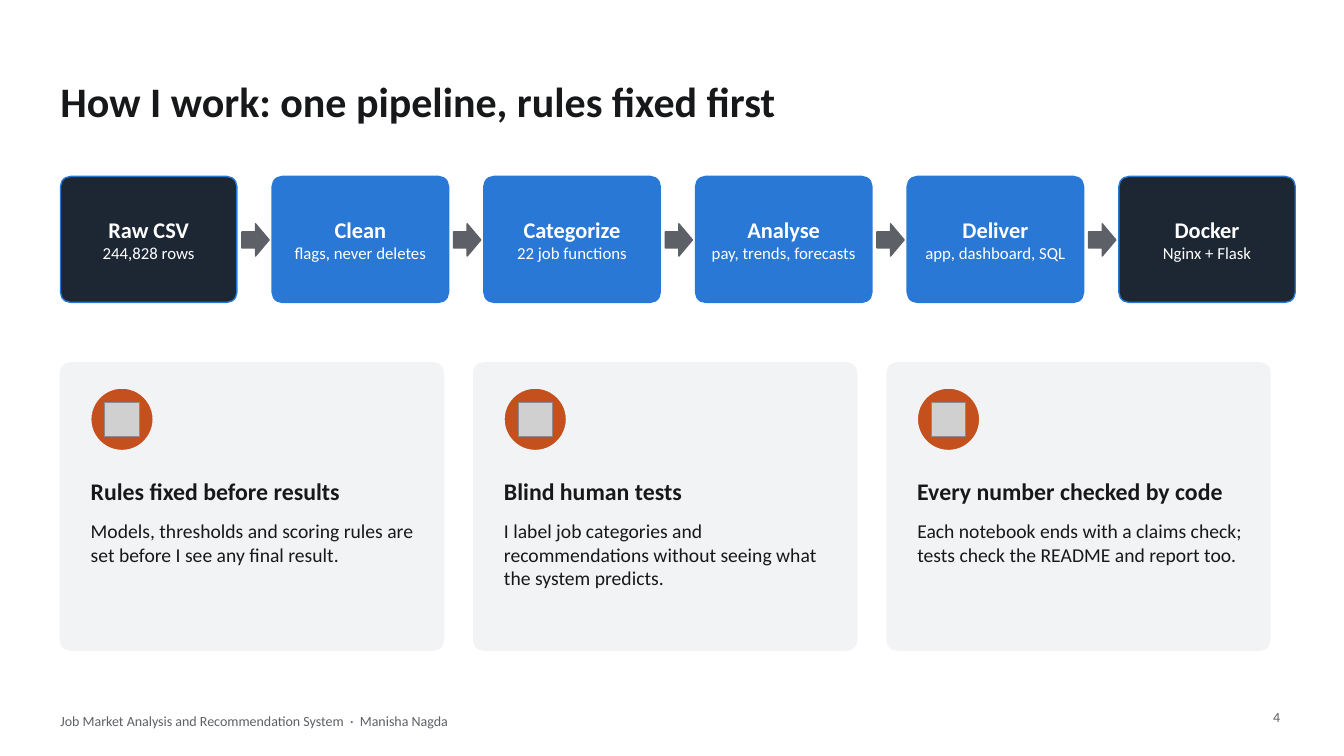
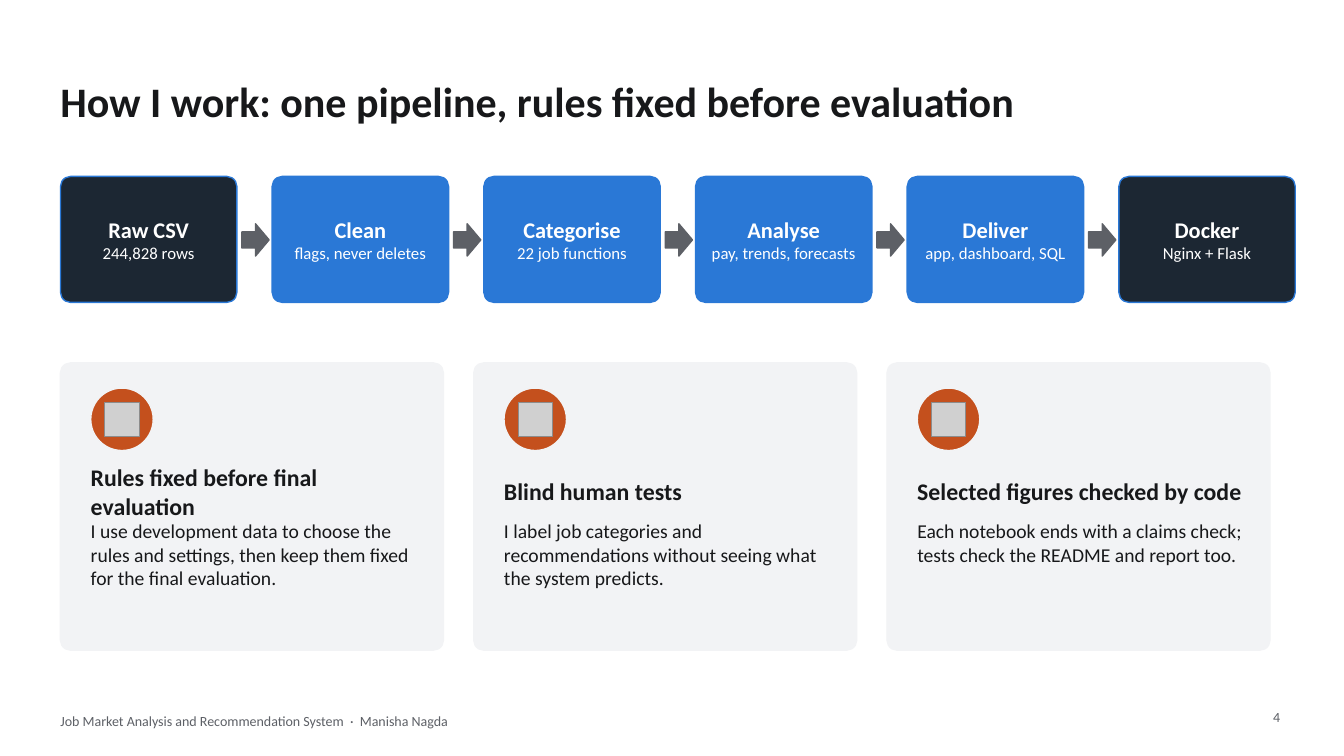
Before and after one commit to manishanagda1997-debug/Project_8_NHIS, a slide deck: slide 4 of reports/job_market_presentation.pptx. Drawn at 1344x756 pixels with LibreOffice and Linux fonts; fonts in the diff are those of the drawing; grey boxes stand for pictures. Boxes give left, top, right and bottom in pixels: in the first picture for what was removed or moved away, otherwise in the second. Text is boxed around its words. In the diff, an @@ line names an element or a change of style, - is before the commit and + after.

```diff
--- a/reports/job_market_presentation.pptx
+++ b/reports/job_market_presentation.pptx
@@ title at <box>60,87,1014,124</box>: text changed @@
-How I work: one pipeline, rules fixed first
+How I work: one pipeline, rules fixed before evaluation
@@ text at <box>523,222,620,242</box>: text changed @@
-Categorize
+Categorise
@@ text at <box>91,469,318,515</box>: text changed @@
-Rules fixed before results
+Rules fixed before final evaluation
@@ text at <box>917,483,1241,504</box>: text changed @@
-Every number checked by code
+Selected figures checked by code
@@ text at <box>91,524,408,585</box>: text changed @@
-Models, thresholds and scoring rules are set before I see any final result.
+I use development data to choose the rules and settings, then keep them fixed for the final evaluation.
```
Also in this commit, not shown: 11 other slides changed, 1 other file.
